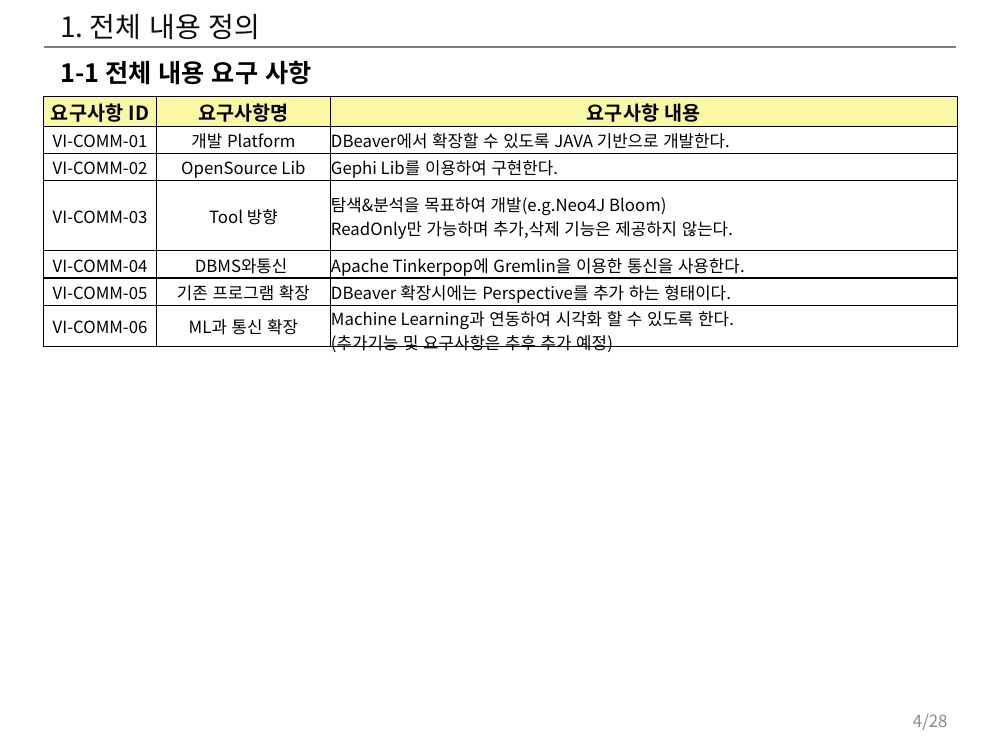
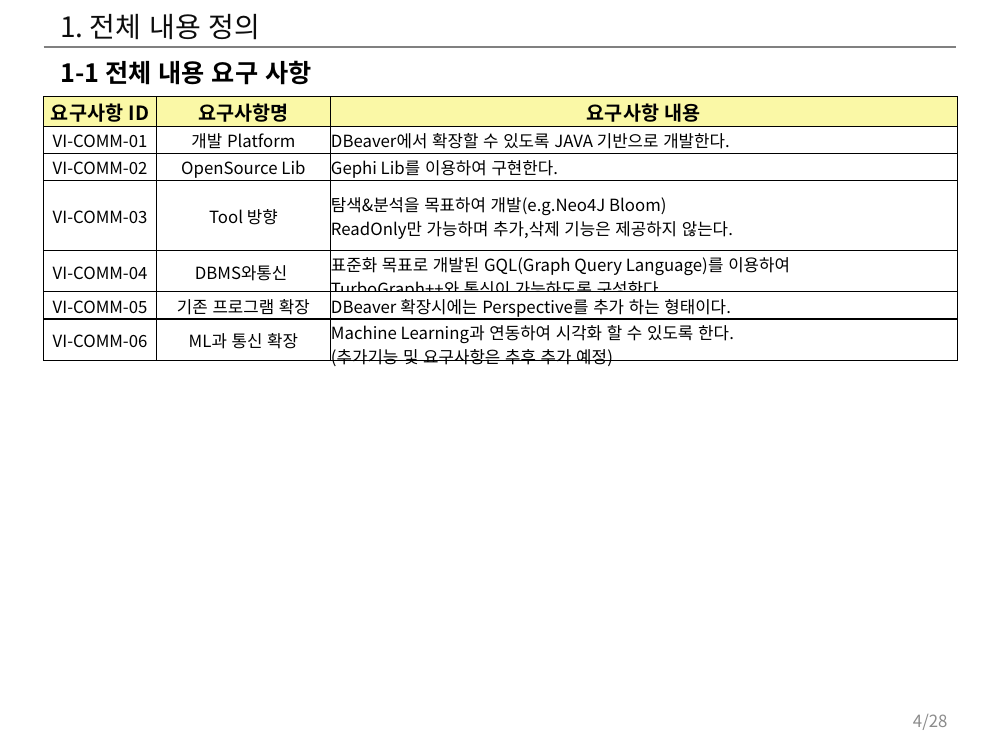
Before and after one commit to postech-dblab-iitp/visual-tool, a slide deck: slide 4 of ViT_docs/시각화도구_UI_UX_기획서.pptx. Drawn at 1008x756 pixels with LibreOffice and Linux fonts; fonts in the diff are those of the drawing. Boxes give left, top, right and bottom in pixels: in the first picture for what was removed or moved away, otherwise in the second. Text is boxed around its words. In the diff, an @@ line names an element or a change of style, - is before the commit and + after.

Commit message:
설계 스펙 변경으로 인한 요구사항 명세서 업데이트 및 타문서와 sync 작업 - Language 변경 : Gremlin -> GQL - Driver 명칭 수정 : Driver for IITP GDBMS -> Graph Driver - Table, 그림등 sync

```diff
--- a/ViT_docs/시각화도구_UI_UX_기획서.pptx
+++ b/ViT_docs/시각화도구_UI_UX_기획서.pptx
@@ table at (43,97,957,370) @@
-row 5, column 3: Apache Tinkerpop에 Gremlin을 이용한 통신을 사용한다.
+row 5, column 3: 표준화 목표로 개발된 GQL(Graph Query Language)를 이용하여 / TurboGraph++와 통신이 가능하도록 구성한다.
```
Also in this commit, not shown: 5 other slides changed, 2 other files.
